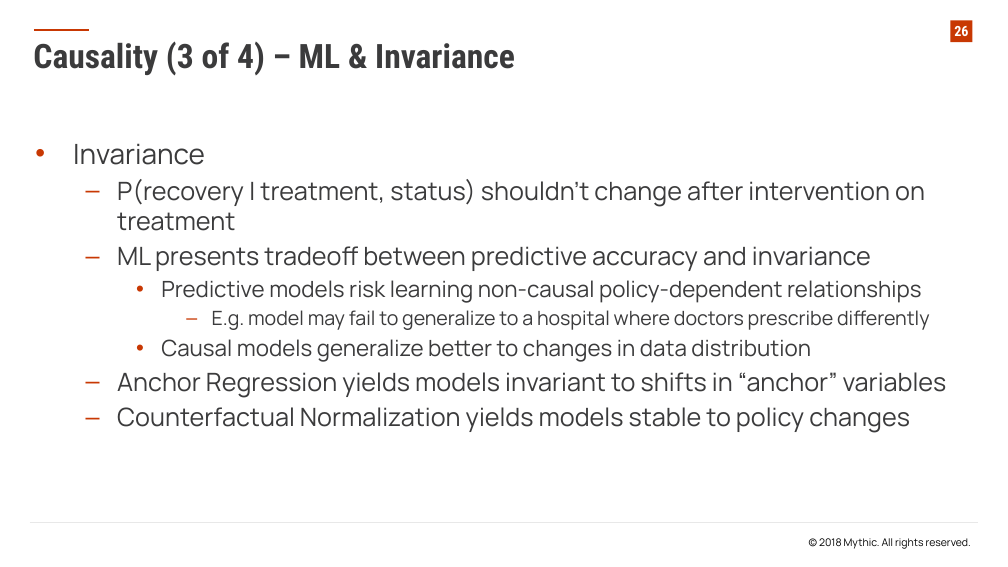
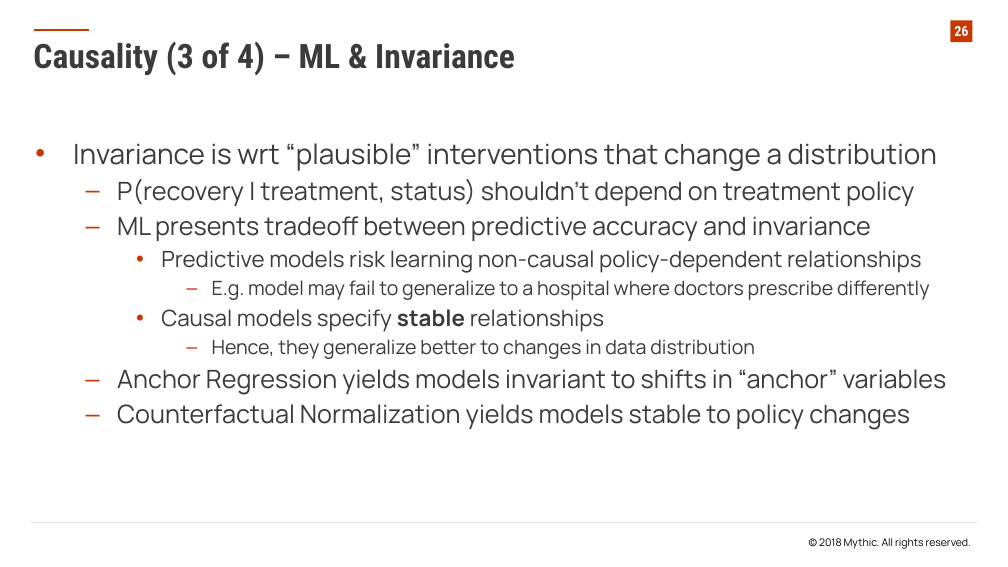
Before and after one commit to EbTech/ICML-2018, a slide deck: slide 26 of ICML 2018 Presentation.pptx. Drawn at 1008x567 pixels with LibreOffice and Linux fonts; fonts in the diff are those of the drawing; background and template pictures are left out. Boxes give left, top, right and bottom in pixels: in the first picture for what was removed or moved away, otherwise in the second. Text is boxed around its words. In the diff, an @@ line names an element or a change of style, - is before the commit and + after.

```diff
--- a/ICML 2018 Presentation.pptx
+++ b/ICML 2018 Presentation.pptx
@@ text at (x1=73, y1=143, x2=937, y2=206): text changed; size 24 to 26.7 pt @@
-• Invariance
-  – P(recovery | treatment, status) shouldn’t change after intervention on treatment
+• Invariance is wrt “plausible” interventions that change a distribution
+  – P(recovery | treatment, status) shouldn’t depend on treatment policy
@@ text at (x1=161, y1=309, x2=755, y2=359): text changed; size 21.3 to 18.7 pt @@
-    • Causal models generalize better to changes in data distribution
+    • Causal models specify stable relationships
+      – Hence, they generalize better to changes in data distribution
```
Also in this commit, not shown: 6 other slides changed.
